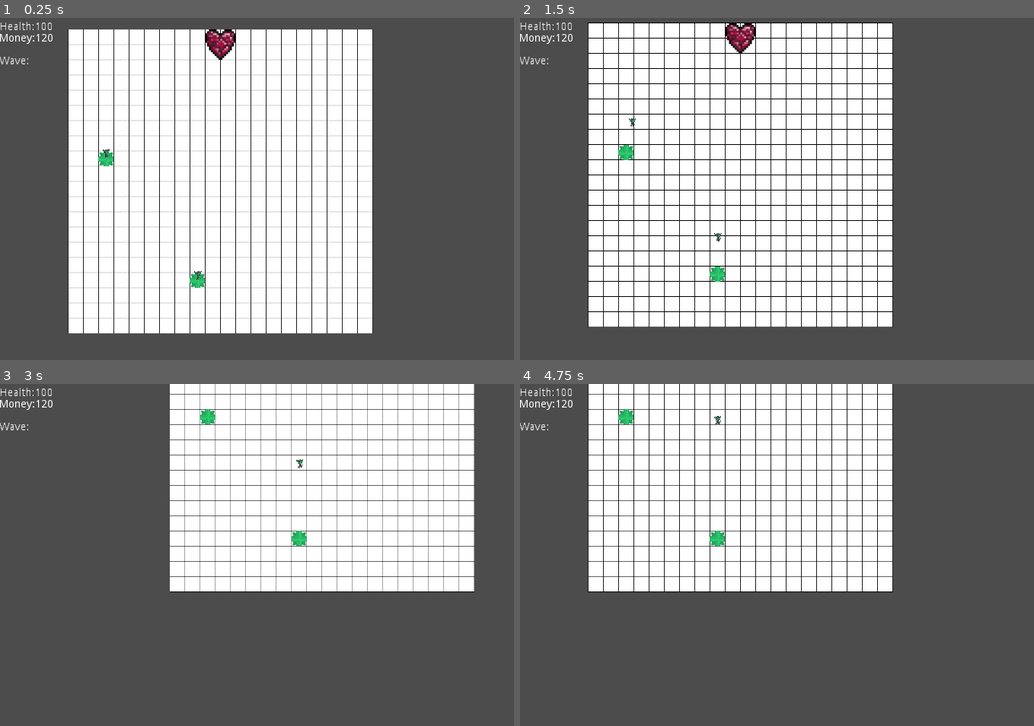
Above: before the commit, frames 1-4 (two rows, left to right).
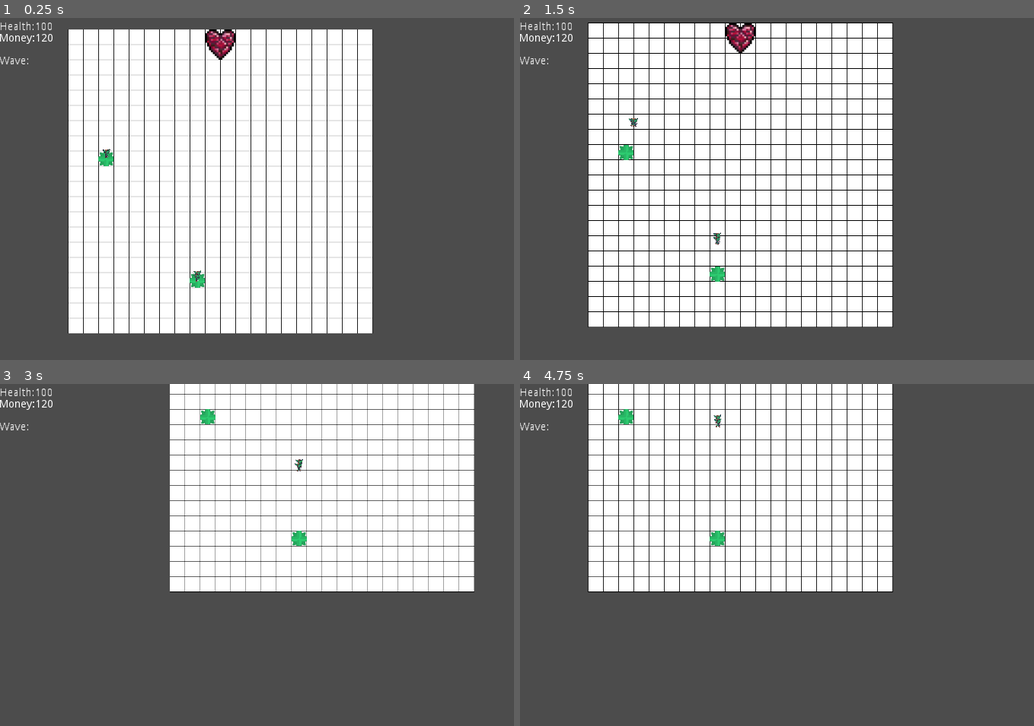
Above: after the commit, the same moments.

Repository: Mynijo/DeepMines
Game: Godot game, scene res://terrain/map.tscn
Same seed, same stepped clock (60 frames per second), same inputs: the game is played once before the commit and once after it.
Inputs (mouse positions are in pixels of both pictures, inside the frame that each line leads up to):
- Up to frame 1 (0.25 s): no input
- Up to frame 2 (1.5 s): move the mouse to (823, 35) at 0.52 s; click (823, 35) at 0.67 s; move the mouse to (823, 339) at 1.27 s; click (823, 339) at 1.42 s
- Up to frame 3 (3 s): move the mouse to (20, 555) at 2.02 s; click (20, 555) at 2.17 s; move the mouse to (outside the picture) at 2.77 s; click (outside the picture) at 2.92 s
- Up to frame 4 (4.75 s): move the mouse to (1008, 606) at 3.52 s; click (1008, 606) at 3.67 s; move the mouse to (643, 503) at 4.27 s; click (643, 503) at 4.42 s

The runs differ from the first frame. In frame 1, less than 0.1% of the frame differs, in the area x 20-40%, y 38-78%; in frame 2, less than 0.1%, in the area x 21-40%, y 29-67%; in frame 3, less than 0.1%; in frame 4, less than 0.1%.

Commit message:
Added more minions per wave

Diff:
--- a/buildings/spawner/Enemy_Base.gd
+++ b/buildings/spawner/Enemy_Base.gd
@@ -18,10 +18,11 @@
 
 
 func spawn_enemys(var ebene):
-	var e = load("res://enemy/enemys/Goblin.tscn").instance()
-	emit_signal('Spawn_Enemy', e, pos, cor, level_cor)
-	e.add_spawner(self)
-	enemys.append(e)
+	for i in (ebene +1):
+		var e = load("res://enemy/enemys/Goblin.tscn").instance()
+		emit_signal('Spawn_Enemy', e, pos, cor, level_cor)
+		e.add_spawner(self)
+		enemys.append(e)
 
 func remove_enemy(var _enemy):
 	enemys.erase(_enemy)
--- a/terrain/map.gd
+++ b/terrain/map.gd
@@ -95,14 +95,16 @@
 	add_child(_attack)
 	_attack.spwan(_position,_tower)
 
+var enemys = []
 func _on_Spawn_Enemy(_Enemy, _pos, _cor, _level_cor):
 	$enemys.add_child(_Enemy)
+	enemys.append(_Enemy)
 	_Enemy.spawn(_pos, _cor, _level_cor)
 	change_game_state(e_GAMESTATE.battel_phase)
 
 func remove_enemy(_enemy):
-	$enemys.remove_child(_enemy)
-	if $enemys.get_child_count() == 0:
+	enemys.erase(_enemy)
+	if enemys.empty():
 		change_game_state(e_GAMESTATE.build_phase)
 
 
@@ -219,16 +221,17 @@
 func level_id_to_floor_number(_ebene):
 	var i = 0
 	for lvl in levels:
-		++i
+		i += 1
 		if lvl == _ebene:
 			return i
 	return -1
 
 func gen_level(_level_cor):
+	levels.append(_level_cor)
 	if _level_cor == Vector2(0,0):
 		add_heart()
 	gen_empty_lvl(_level_cor)
-	levels.append(_level_cor)
+
 
 func gen_empty_lvl(_level_cor):
 	if map_as_bi.has(String(level_cor_to_id(_level_cor))):
@@ -252,7 +255,7 @@
 
 	var base1 = load("res://buildings/spawner/Enemy_Base_Small.tscn").instance()
 	add_building(base1,rand_pos , _level_cor)
-	base1.spawn_enemys(0)
+	base1.spawn_enemys(level_id_to_floor_number(_level_cor))
 	var tf = load("res://buildings/player_buildings/Tower_Foundation.tscn")
 	base1.add_spawn_on_kill(tf.instance())
 
@@ -262,7 +265,7 @@
 
 	var base2 = load("res://buildings/spawner/Enemy_Base_Small.tscn").instance()
 	add_building(base2, rand_pos, _level_cor)
-	base2.spawn_enemys(0)
+	base2.spawn_enemys(level_id_to_floor_number(_level_cor))
 	base2.add_spawn_on_kill(tf.instance())
 
 func show_gen_buttons():
